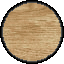
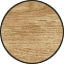
Two versions of the same layered image (64×64). Layer-by-layer changes:
painted on "Outline" over [0, 0, 64, 64]
